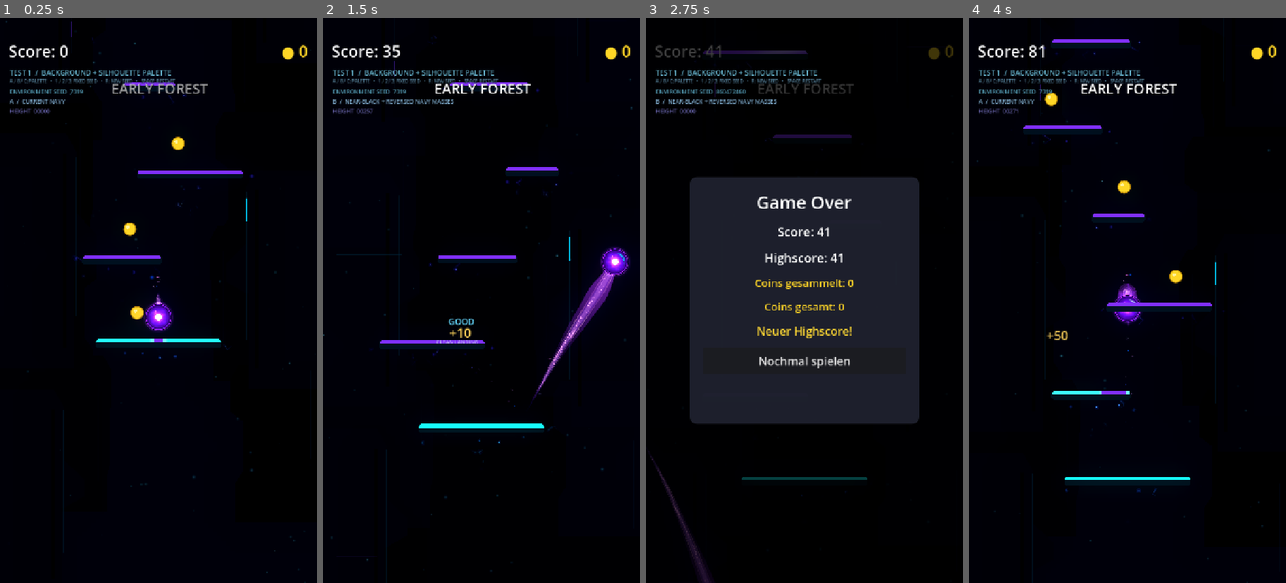
Above: before the commit, frames 1-4 (left to right).
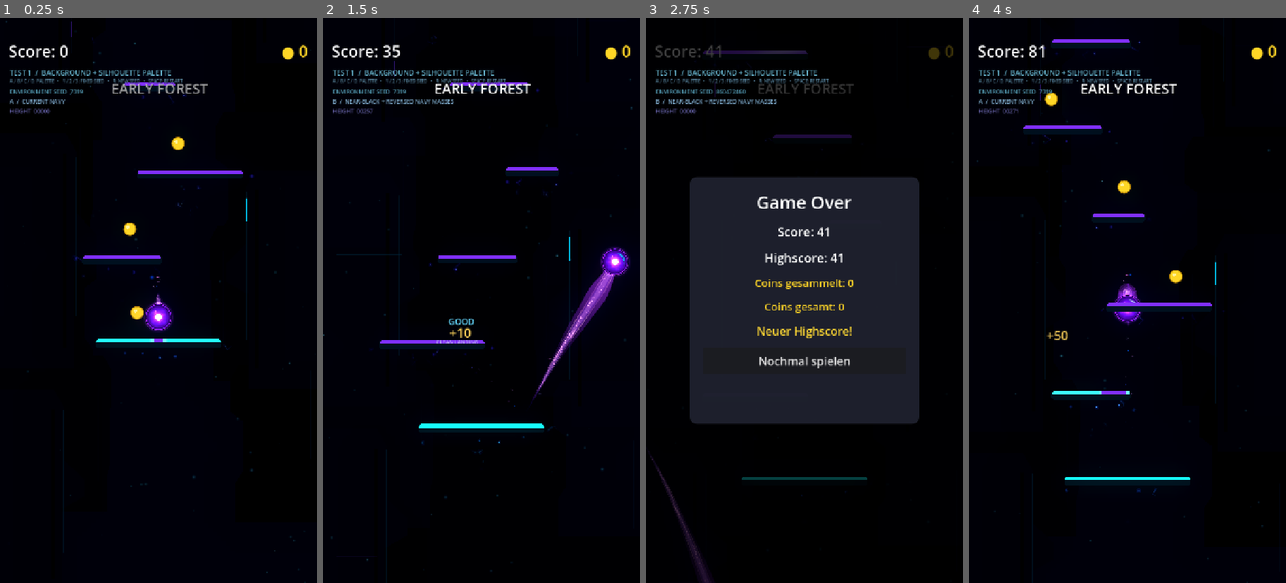
Above: after the commit, the same moments.

Repository: Kryodo/TowerJump
Game: Godot game, scene res://scenes/environment_architecture_test_room.tscn
The game is run twice, just before and just after one commit, with the same random seed, the same clock (stepped at 60 frames per second) and the same inputs. This scene is started directly instead of the project's main scene.
Inputs (mouse positions are in pixels of both pictures, inside the frame that each line leads up to):
- Up to frame 1 (0.25 s): no input
- Up to frame 2 (1.5 s): tap Enter at 0.5 s; move the mouse to (551, 272) at 0.52 s; hold Right (ui_right) 0.53-1.25 s; tap B at 0.6 s; click (551, 272) at 0.67 s; tap Space at 0.77 s; drag from (418, 328) to (465, 413) at 1.27 s
- Up to frame 3 (2.75 s): move the mouse to (836, 176) at 2.02 s; hold Right (ui_right) from 2.03 s (still down); tap R at 2.1 s
- Up to frame 4 (4 s): release Right (ui_right) at 2.75 s; click "Nochmal spielen" at 2.75 s; drag from (1111, 413) to (1124, 119) at 3.52 s

The runs differ from the first frame. In frame 1, 0.2% of the frame differs, in the area x 8-58%, y 10-12%; in frame 2, 0.3%; in frame 3, 0.2%; in frame 4, 0.2%.

Commit message:
Add D hotkey for C middle-fill contrast test

Diff:
--- a/scripts/environment_architecture_test_room.gd
+++ b/scripts/environment_architecture_test_room.gd
@@ -71,6 +71,8 @@
 			_set_palette_variant(1)
 		KEY_C:
 			_set_palette_variant(2)
+		KEY_D:
+			_set_palette_variant(3)
 		KEY_R:
 			_randomize_seed()
 		KEY_1:
@@ -120,7 +122,7 @@
 
 	var instructions := Label.new()
 	instructions.position = Vector2(22.0, 136.0)
-	instructions.text = "A / B / C: PALETTE   •   1 / 2 / 3: FIXED SEED   •   R: NEW SEED   •   SPACE: RESTART"
+	instructions.text = "A / B / C / D: PALETTE   •   1 / 2 / 3: FIXED SEED   •   R: NEW SEED   •   SPACE: RESTART"
 	instructions.add_theme_font_size_override("font_size", 10)
 	instructions.add_theme_color_override("font_color", Color(0.36, 0.54, 0.64, 0.95))
 	instructions.add_theme_color_override("font_outline_color", Color(0.0, 0.01, 0.025, 1.0))
@@ -159,7 +161,7 @@
 
 
 func _set_palette_variant(value: int) -> void:
-	_palette_variant = clampi(value, 0, 2)
+	_palette_variant = clampi(value, 0, 3)
 	if _background != null:
 		_background.call("set_palette_variant", _palette_variant)
 	_update_palette_label()
@@ -193,7 +195,9 @@
 		1:
 			_palette_label.text = "B  /  NEAR-BLACK + REVERSED NAVY MASSES"
 		2:
-			_palette_label.text = "C  /  INTERMEDIATE NEAR-BLACK"
+			_palette_label.text = "C  /  INTERMEDIATE BLUE-BLACK (CONTROL)"
+		3:
+			_palette_label.text = "D  /  C + SLIGHTLY BRIGHTER MIDDLE FILL"
 
 
 func _update_seed_label(value: int) -> void:
